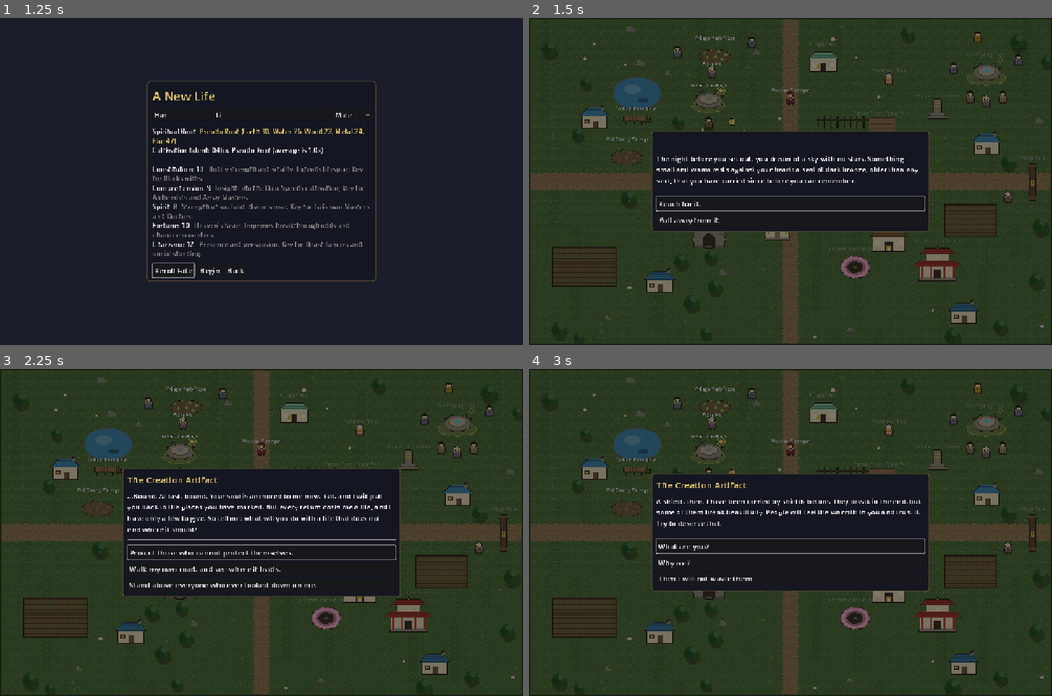
Above: before the commit, frames 1-4 (two rows, left to right).
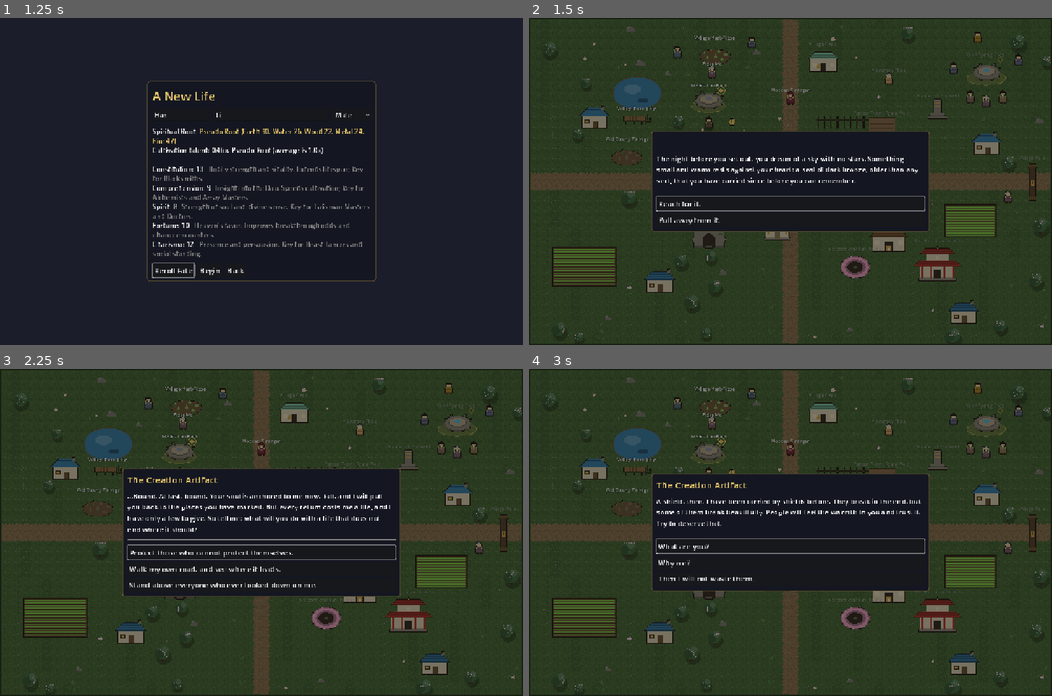
Above: after the commit, the same moments.

Repository: samridghimire/cultivation-game
Game: Godot game, scene res://src/ui/main_menu.tscn
The game is run twice, just before and just after one commit, with the same random seed, the same clock (stepped at 60 frames per second) and the same inputs.
Inputs:
- Up to frame 1 (1.25 s): click "New Game" at 0.5 s
- Up to frame 2 (1.5 s): click "Begin" at 1.25 s
- Up to frame 3 (2.25 s): click "Reach for it." at 2 s
- Up to frame 4 (3 s): click "Protect those who cannot prot…" at 2.75 s

Frame 1 is identical in both runs. In frame 2, 1.3% of the frame differs, in the area x 3-100%, y 2-99%; in frame 3, 1.3%; in frame 4, 1.3%.

Commit message:
[GFX-037] Seasons you can see
Seasonal trees (blossom, autumn tones with fallen leaves, bare snowy winter), snow caps on house/stall/pine roofs, ice rim on ponds, field crop rows by season, lighter winter tint, --season= screenshot flag. Viewed the --season=Winter hud_arrival shot (bare trees, snowy roofs, icy pond). Only Winter rendered.

Follow-ups: ground colour stays green in winter (a snowy ground tint); spring extra grass flowers not added; render Spring/Autumn shots.

Co-Authored-By: Claude Sonnet 5.5 <noreply@anthropic.com>
Claude-Session: https://claude.ai/code/session_01L4vu8xM9GYwyWv42qwiVPR

Diff:
--- a/src/core/calendar.gd
+++ b/src/core/calendar.gd
@@ -49,7 +49,7 @@
 		"Autumn":
 			return Color(1.0, 0.93, 0.85)
 		"Winter":
-			return Color(0.88, 0.92, 1.0)
+			return Color(0.95, 0.97, 1.0)
 	return Color.WHITE
 
 
--- a/src/core/systems/scenery.gd
+++ b/src/core/systems/scenery.gd
@@ -17,6 +17,10 @@
 ## map.landmarks kinds (GFX-008, GFX-012); the solid ones block the player, the rest can be walked over.
 const LANDMARK_KINDS: PackedStringArray = ["house", "field", "pond", "fence", "well", "wall", "cliff", "stream", "lantern", "pine", "stall"]
 const SOLID_LANDMARKS: PackedStringArray = ["house", "well", "wall", "cliff", "lantern", "pine", "stall"]
+## Crop-row colour of the field landmark by season (GFX-037); transparent while the furrows lie bare.
+const CROP_COLORS := {"Spring": "7fc04a", "Summer": "4f9a3a", "Autumn": "d9aa3a", "Winter": "00000000"}
+## Autumn canopy tones a tree picks from by its seed.
+const AUTUMN_TONES: PackedStringArray = ["c9622a", "b8452c", "d99a2e", "a8532a"]
 ## Clearance kept around places, npc spots and the spawn point, and from the map edge.
 const CLEARANCE := 28.0
 const SPOT_RADIUS := 30.0
@@ -132,3 +136,27 @@
 
 static func _is_pair(v: Variant) -> bool:
 	return v is Array and (v as Array).size() == 2 and (v as Array).all(func(n: Variant) -> bool: return n is float or n is int)
+
+
+## How a tree looks in `season` (GFX-037): `canopy` colour, `bare` (no leaves), `snow` (white caps), `blossoms` and
+## `leaves` (fallen) pixel counts. Pure: the same (season, seed, base) always gives the same look.
+static func tree_look(season: String, seed_value: int, base: Color = Color("2e5a2a")) -> Dictionary:
+	var h := absi(seed_value * 2654435761) % 1000
+	match season:
+		"Spring":
+			return {"canopy": base.lightened(0.12), "bare": false, "snow": false, "blossoms": 5 + h % 4, "leaves": 0}
+		"Autumn":
+			return {"canopy": Color(AUTUMN_TONES[h % AUTUMN_TONES.size()]), "bare": false, "snow": false, "blossoms": 0, "leaves": 4 + h % 4}
+		"Winter":
+			return {"canopy": Color("6b5a48"), "bare": true, "snow": true, "blossoms": 0, "leaves": 0}
+	return {"canopy": base, "bare": false, "snow": false, "blossoms": 0, "leaves": 0}
+
+
+## Crop-row colour of the big field in `season` (alpha 0 in winter: bare furrows).
+static func crop_color(season: String) -> Color:
+	return Color(String(CROP_COLORS.get(season, "4f9a3a")))
+
+
+## True when roofs, pines and ponds carry snow or ice.
+static func is_snowy(season: String) -> bool:
+	return season == "Winter"
--- a/src/world/world.gd
+++ b/src/world/world.gd
@@ -675,7 +675,9 @@
 		var water := Color(str(lm["color"])) if lm.has("color") else Color("3f7fa8")
 		var ptex := PixelLandmark.texture(str(lm["kind"]), size, water)
 		var px := Vector2(ptex.get_size()) * float(Sprites.scale())
-		draw_texture_rect(ptex, Rect2(Vector2(r.get_center().x - px.x / 2.0, r.end.y - px.y), px), false)
+		var origin := Vector2(r.get_center().x - px.x / 2.0, r.end.y - px.y)
+		draw_texture_rect(ptex, Rect2(origin, px), false)
+		_draw_season_overlay(str(lm["kind"]), origin, r, ptex.get_size())
 		if lm["kind"] == "stream":
 			_draw_bridges(r)
 		return
@@ -768,6 +770,45 @@
 			draw_rect(Rect2(r.position.x + 8, r.position.y + r.size.y * 0.55, r.size.x - 16, 6), Color("c9a24a"))
 
 
+## GFX-037: snow caps on roofs and pines, an ice rim on ponds, crop rows on the field, by `_season`.
+func _draw_season_overlay(kind: String, origin: Vector2, r: Rect2, pix: Vector2) -> void:
+	var sc := float(Sprites.scale())
+	var snow := Color("f4f8ff")
+	var winter := Scenery.is_snowy(_season)
+	match kind:
+		"house":
+			if winter:
+				for i in 4:
+					var inset := 13 - i
+					draw_rect(Rect2(origin + Vector2(1 + inset, 3 + i) * sc, Vector2(48 - 2 * inset, 1) * sc), snow)
+		"stall":
+			if winter:
+				draw_rect(Rect2(origin + Vector2(0, 0), Vector2(40, 2) * sc), snow)
+		"pine":
+			if winter:
+				for i in 3:
+					for j in 3:
+						var half := (j + 2 + i) / 2 + 1
+						draw_rect(Rect2(origin + Vector2(10 - half, i * 6 + j) * sc, Vector2(half * 2, 1) * sc), snow)
+		"pond":
+			if winter:
+				var pts := PackedVector2Array()
+				for k in 33:
+					var a := TAU * k / 32.0
+					pts.append(r.get_center() + Vector2(cos(a) * r.size.x / 2.0, sin(a) * r.size.y / 2.0))
+				draw_colored_polygon(pts, Color(0.85, 0.93, 1.0, 0.3))
+				draw_polyline(pts, Color(0.92, 0.97, 1.0, 0.9), 3.0)
+		"field":
+			var crop := Scenery.crop_color(_season)
+			var y := 2
+			while y < int(pix.y) - 2:
+				if crop.a > 0.0:
+					draw_rect(Rect2(origin + Vector2(3, y + 1) * sc, Vector2(pix.x - 6, 2) * sc), crop)
+				else:
+					draw_rect(Rect2(origin + Vector2(2, y) * sc, Vector2(pix.x - 4, 3) * sc), Color(0.85, 0.92, 1.0, 0.25))
+				y += 4
+
+
 ## Planks across a stream where `crossing` (its overlap with `path_rect`) is, laid along the path's direction.
 ## The plank bridge wherever a path crosses the stream `r`.
 func _draw_bridges(r: Rect2) -> void:
@@ -792,6 +833,30 @@
 	draw_rect(span, Color("4a3524"), false, 2.0)
 
 
+## GFX-037: a tree by season: spring blossom, autumn colours and fallen leaves, bare snowy winter branches.
+func _draw_tree(p: Vector2, k: float, base: Color) -> void:
+	var seed_value := int(p.x) * 7 + int(p.y) * 13
+	var look := Scenery.tree_look(_season, seed_value, base)
+	var c: Color = look["canopy"]
+	draw_circle(p + Vector2(4, 6) * k, 20.0 * k, Color(0, 0, 0, 0.25))
+	var trunk := Color("4a3524")
+	draw_rect(Rect2(p + Vector2(-3, 2) * k, Vector2(6, 14) * k), trunk)
+	if look["bare"]:
+		for tip: Vector2 in [Vector2(-14, -22), Vector2(0, -30), Vector2(13, -20), Vector2(-8, -12), Vector2(8, -10)]:
+			draw_line(p + Vector2(0, 2) * k, p + tip * k, c, 2.0)
+			draw_rect(Rect2(p + tip * k - Vector2(3, 3), Vector2(6, 3)), Color("f4f8ff"))
+		return
+	draw_circle(p + Vector2(0, -6) * k, 18.0 * k, c)
+	draw_circle(p + Vector2(-8, -2) * k, 12.0 * k, c.darkened(0.15))
+	draw_circle(p + Vector2(6, -14) * k, 9.0 * k, c.lightened(0.15))
+	for i in int(look["blossoms"]):
+		var o := Vector2(fposmod(seed_value * (i + 3), 29.0) - 14.0, fposmod(seed_value * (i + 5), 25.0) - 22.0)
+		draw_rect(Rect2(p + o * k, Vector2(3, 3)), Color("f6c6dc"))
+	for i in int(look["leaves"]):
+		var o := Vector2(fposmod(seed_value * (i + 2), 37.0) - 18.0, 8.0 + fposmod(seed_value * (i + 7), 9.0))
+		draw_rect(Rect2(p + o * k, Vector2(3, 2)), c.darkened(0.1))
+
+
 func _draw_decor(d: Dictionary) -> void:
 	var p: Vector2 = d["pos"]
 	var k: float = d["scale"]
@@ -804,11 +869,7 @@
 		return
 	match d["kind"]:
 		"tree":
-			draw_circle(p + Vector2(4, 6) * k, 20.0 * k, Color(0, 0, 0, 0.25))
-			draw_rect(Rect2(p + Vector2(-3, 2) * k, Vector2(6, 14) * k), Color("4a3524"))
-			draw_circle(p + Vector2(0, -6) * k, 18.0 * k, c)
-			draw_circle(p + Vector2(-8, -2) * k, 12.0 * k, c.darkened(0.15))
-			draw_circle(p + Vector2(6, -14) * k, 9.0 * k, c.lightened(0.15))
+			_draw_tree(p, k, c)
 		"rock":
 			var pts := PackedVector2Array([Vector2(-12, 6), Vector2(-9, -5), Vector2(-1, -9), Vector2(10, -4), Vector2(12, 6)])
 			for i in pts.size():
--- a/tests/sim/screenshot_first_hour.gd
+++ b/tests/sim/screenshot_first_hour.gd
@@ -7,6 +7,7 @@
 ## journal Commissions, Deliver) as crafter_*.png.
 ## WU-414: append `-- --book` for village_book.png.
 ## GFX-033: append `-- --storm` to render the first-hour shots under a storm.
+## GFX-037: append `-- --season=Winter` (Spring/Summer/Autumn/Winter) to start on that season's first day.
 ## GFX-029: append `-- --field` for field.png (a growing field).
 ## GFX-023: append `-- --celebration` for celebration.png (wedding lanterns and red sashes).
 ## WU-223: append `-- --gather-note` for the Village Herb Slope menu in each season: gather_note_<season>.png.
@@ -36,6 +37,12 @@
 	rng.seed = 3
 	var c := CharacterFactory.create("Lin Feng", gs.data, rng, "male")
 	gs.start_session(c)
+	for arg in OS.get_cmdline_user_args():  # GFX-037: start on a season's first day
+		if arg.begins_with("--season="):
+			var idx := ["Spring", "Summer", "Autumn", "Winter"].find(arg.substr(9).capitalize())
+			if idx >= 0:
+				var clock: Node = root.get_node("GameClock")
+				clock.total_days = idx * 3 * Calendar.DAYS_PER_MONTH
 	gs.pending_event = ""
 	var party := OS.get_cmdline_user_args().has("--celebration")
 	if party:  # GFX-023: a wedding for a Qingshi villager, before the world is built
--- /dev/null
+++ b/tests/unit/test_gfx_037.gd
@@ -0,0 +1,36 @@
+extends TestCase
+## GFX-037: seasonal looks for trees, fields and roofs are pure and distinct.
+
+const SEASONS := ["Spring", "Summer", "Autumn", "Winter"]
+
+
+func test_tree_look_differs_per_season() -> void:
+	var seen := {}
+	for s: String in SEASONS:
+		var look := Scenery.tree_look(s, 42)
+		seen[str(look)] = true
+	assert_eq(seen.size(), 4)
+
+
+func test_tree_look_deterministic() -> void:
+	for s: String in SEASONS:
+		assert_eq(Scenery.tree_look(s, 77), Scenery.tree_look(s, 77))
+
+
+func test_winter_trees_bare_and_snowy_others_leafy() -> void:
+	assert_true(Scenery.tree_look("Winter", 1)["bare"])
+	assert_true(Scenery.tree_look("Winter", 1)["snow"])
+	assert_false(Scenery.tree_look("Summer", 1)["bare"])
+	assert_true(int(Scenery.tree_look("Spring", 1)["blossoms"]) > 0)
+	assert_true(int(Scenery.tree_look("Autumn", 1)["leaves"]) > 0)
+
+
+func test_field_crops_by_season() -> void:
+	assert_true(Scenery.crop_color("Spring") != Scenery.crop_color("Autumn"))
+	assert_eq(Scenery.crop_color("Winter").a, 0.0)
+	assert_true(Scenery.is_snowy("Winter"))
+	assert_false(Scenery.is_snowy("Autumn"))
+
+
+func test_winter_tint_is_light() -> void:
+	assert_true(Calendar.season_tint("Winter").r >= 0.93)
Not shown, added: tests/unit/test_gfx_037.gd.uid
